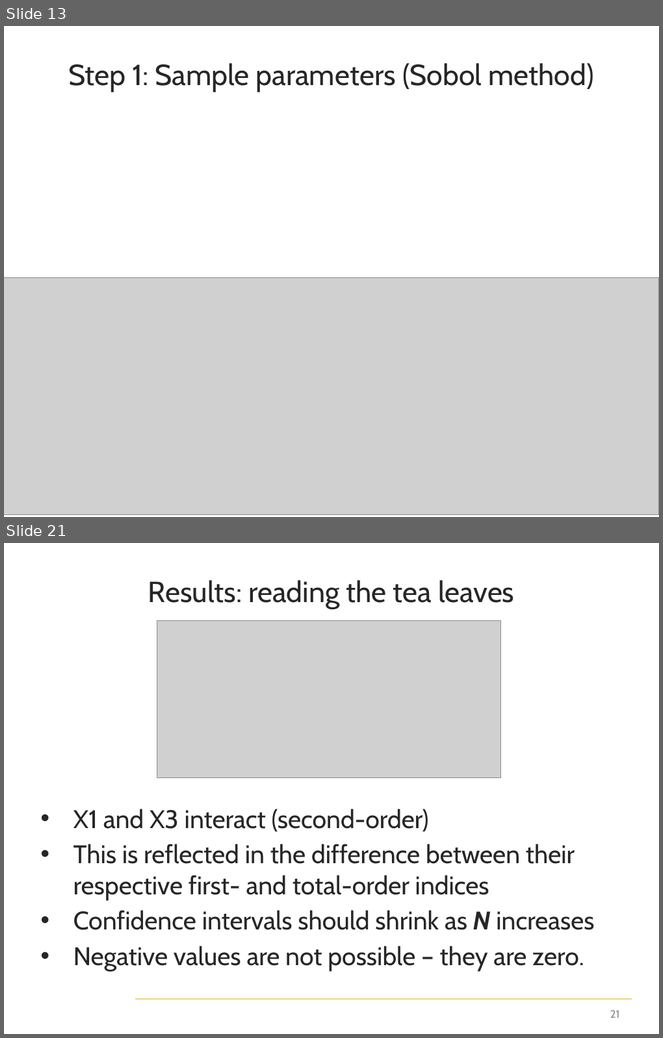
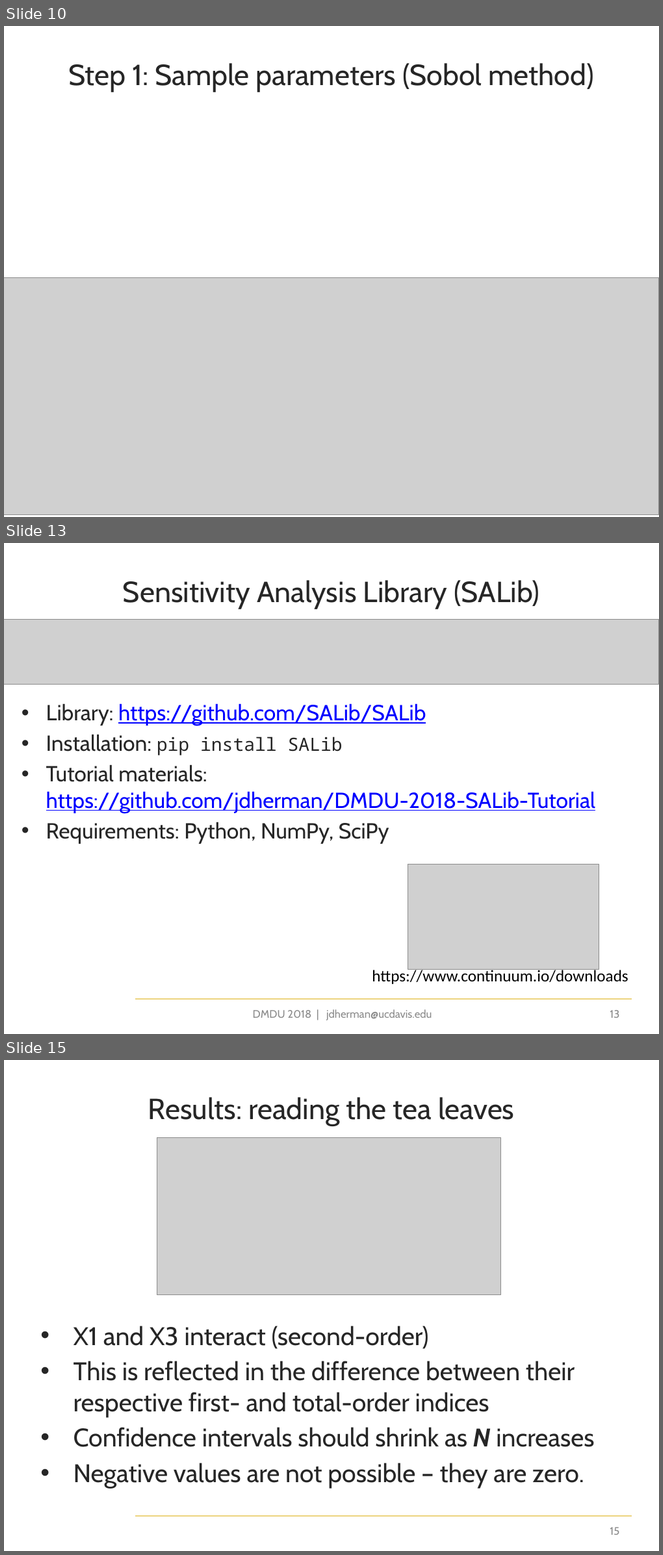
Before and after one commit to jdherman/DMDU-2018-SALib-Tutorial, a slide deck: herman-dmdu-SALib-tutorial.pptx. Shown one above the other, each under a label of ours: slides 13 and 21 before the commit, slides 10, 13 and 15 after it; the slides between them are not shown. The pictures are 663x1038 and 663x1555 pixels, drawn with LibreOffice and Linux fonts; fonts in the diff are those of the drawing; grey boxes stand for pictures; background and template pictures are left out. Boxes give left, top, right and bottom in pixels: in the first picture for what was removed or moved away, otherwise in the second. Text is boxed around its words. In the diff, an @@ line names an element or a change of style, - is before the commit and + after.

```diff
--- a/herman-dmdu-SALib-tutorial.pptx
+++ b/herman-dmdu-SALib-tutorial.pptx
@@ slide 13 added at bbox=[4, 543, 659, 1034], background #FFFFFF; not listed: 1 template element that a slide beside it also shows @@
@@ title added at bbox=[123, 580, 540, 609], 32 pt, text #262626 @@
+Sensitivity Analysis Library (SALib)
@@ picture added at bbox=[4, 620, 659, 685] @@
@@ text added at bbox=[46, 704, 596, 844], 24 pt, text #262626 @@
+• Library: https://github.com/SALib/SALib
+• Installation: pip install SALib
+• Tutorial materials: https://github.com/jdherman/DMDU-2018-SALib-Tutorial
+• Requirements: Python, NumPy, SciPy
@@ picture added at bbox=[408, 864, 599, 969] @@
@@ text added at bbox=[372, 969, 629, 984], 18 pt, text #000000 @@
+https://www.continuum.io/downloads
@@ text added at bbox=[253, 1010, 432, 1021], 12 pt, text #8C8C8C @@
+DMDU 2018 | jdherman@ucdavis.edu
@@ page number added at bbox=[610, 1010, 620, 1018], 12 pt, text #8C8C8C @@
+13
@@ what was slide 13 is now slide 10 @@
@@ what was slide 21 is now slide 15 @@
@@ page number at bbox=[610, 1527, 620, 1535]: text changed @@
-21
+15
```
Also in this commit, not shown: 4 slides changed, 5 other slides added, 13 slides removed, 4 other files.
